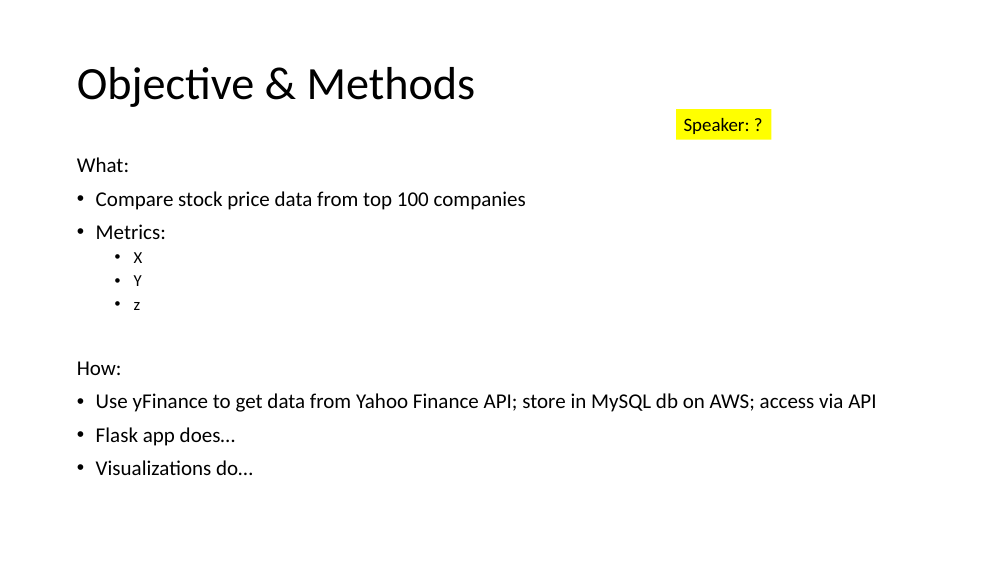
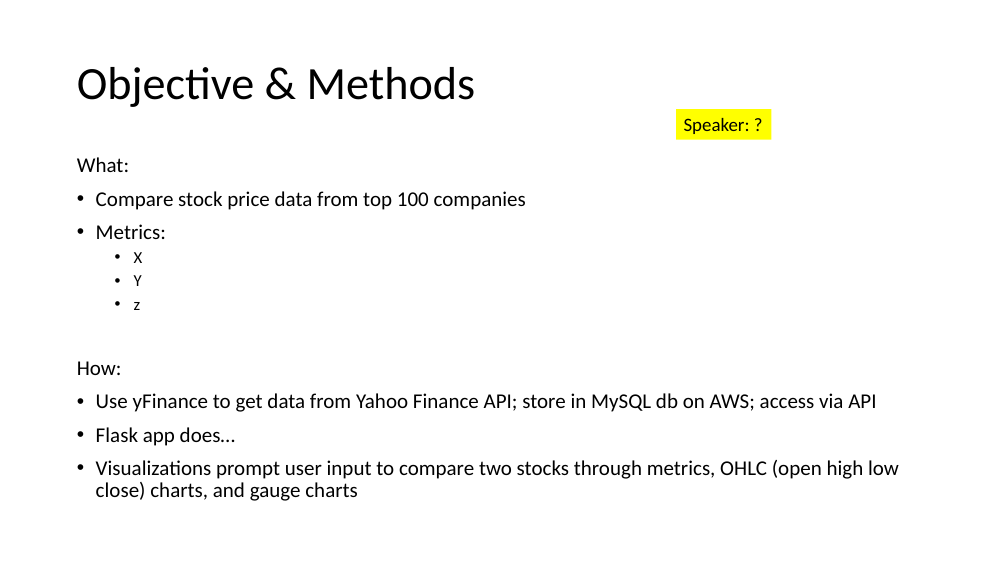
Before and after one commit to gmitt98/webapp-stock-project, a slide deck: slide 2 of Team_Presentation.pptx. Drawn at 1008x567 pixels with LibreOffice and Linux fonts; fonts in the diff are those of the drawing. Boxes give left, top, right and bottom in pixels: in the first picture for what was removed or moved away, otherwise in the second. Text is boxed around its words. In the diff, an @@ line names an element or a change of style, - is before the commit and + after.

Commit message:
demo screenshot added and visualizations section filled out in intro

```diff
--- a/Team_Presentation.pptx
+++ b/Team_Presentation.pptx
@@ text at (x1=96, y1=460, x2=899, y2=501): text changed @@
-• Visualizations do…
+• Visualizations prompt user input to compare two stocks through metrics, OHLC (open high low close) charts, and gauge charts
```
Also in this commit, not shown: 1 other slide changed.
